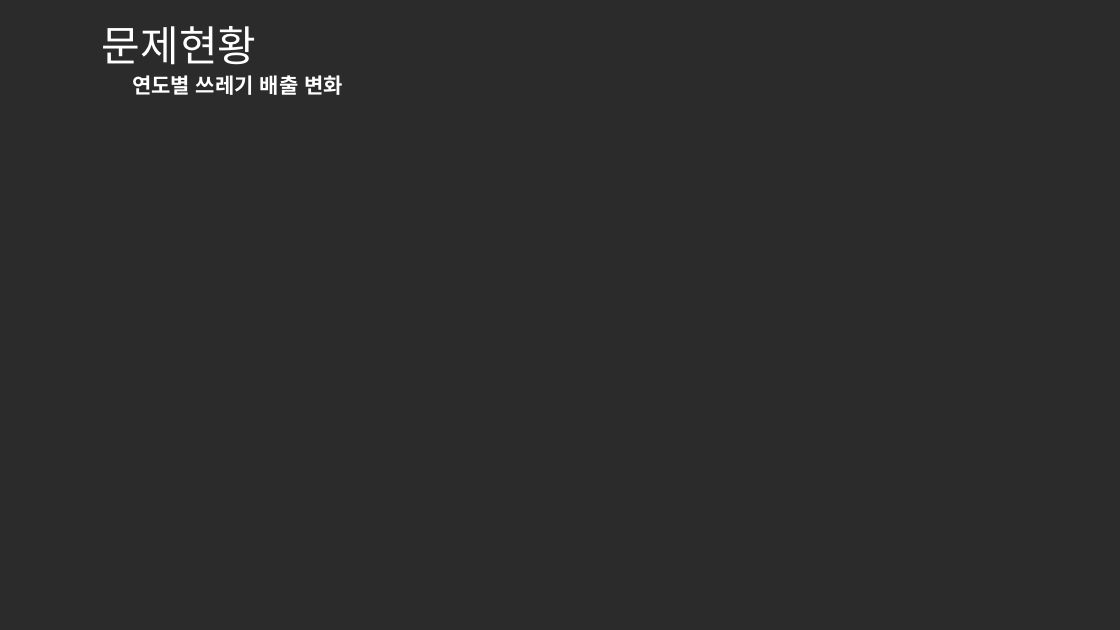
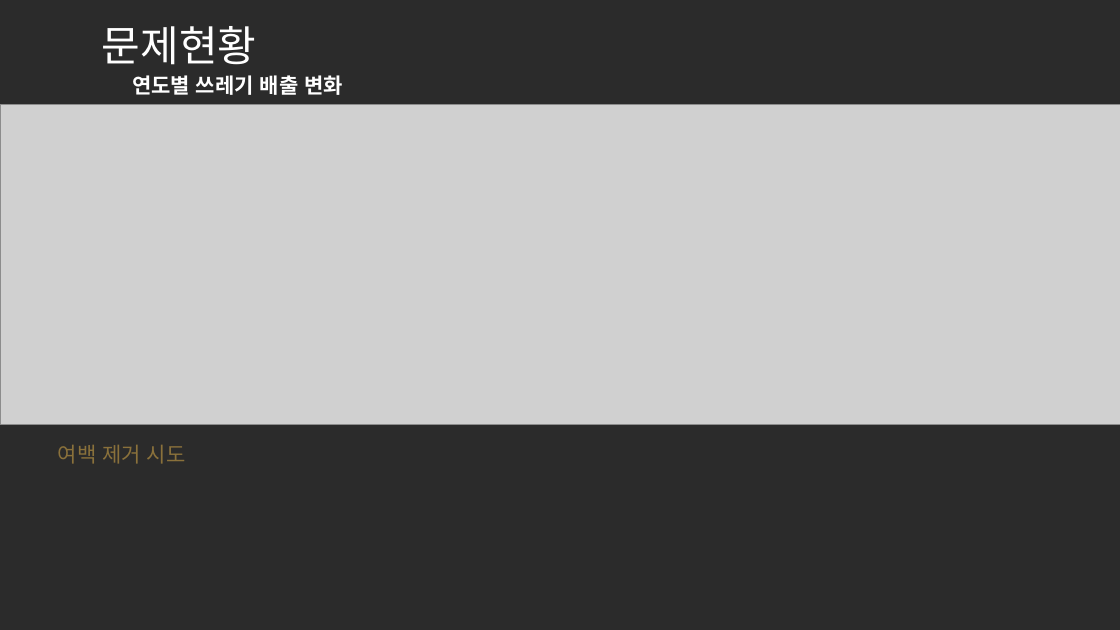
Before and after one commit to so-jeong0127/Python-Project, a slide deck: slide 4 of 3조_1차_재활용도움센터 위치 선정.pptx. Drawn at 1120x630 pixels with LibreOffice and Linux fonts; fonts in the diff are those of the drawing; grey boxes stand for pictures; background and template pictures are left out; a plain dark background stands for a picture behind light text. Boxes give left, top, right and bottom in pixels: in the first picture for what was removed or moved away, otherwise in the second. Text is boxed around its words. In the diff, an @@ line names an element or a change of style, - is before the commit and + after.

```diff
--- a/3조_1차_재활용도움센터 위치 선정.pptx
+++ b/3조_1차_재활용도움센터 위치 선정.pptx
@@ picture added at (x1=0, y1=104, x2=1120, y2=424) @@
@@ text added at (x1=58, y1=445, x2=186, y2=464), 18 pt, text #8A713B @@
+여백 제거 시도
```
Also in this commit, not shown: 5 other slides changed, 1 other file.
